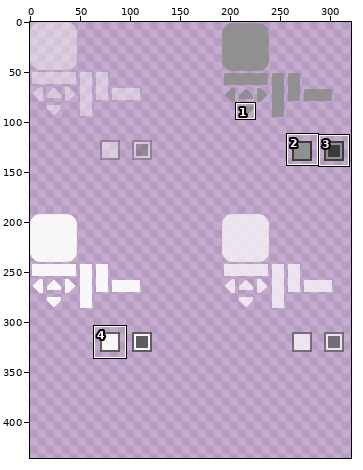
Sprite sheet: data/gui/gui_widgets.png. The picture above shows the old version from afar; the outline marks the close-up.
Close-up. Before:
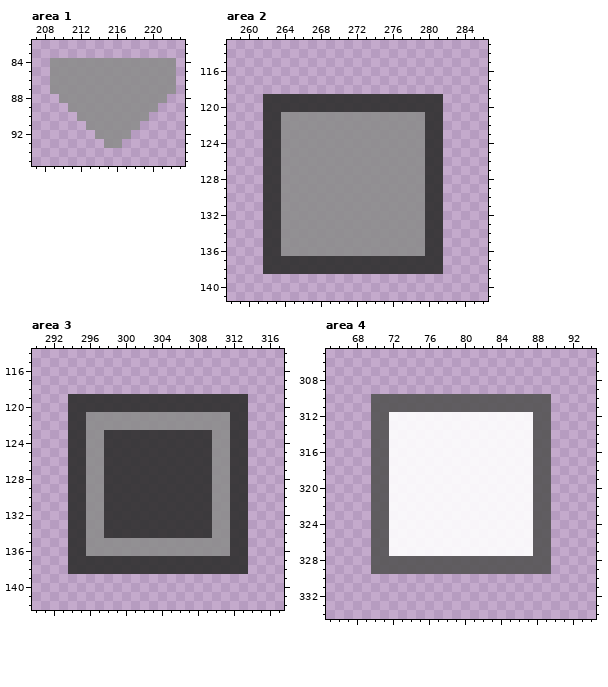
The file is 512x512 pixels. Pixels under 10% opacity are left out. Colours within 5 levels of each other are drawn and written as one. Shown: area 1: x 207..223, y 82..95; area 2: x 258..286, y 113..141; area 3: x 290..317, y 114..142; area 4: x 65..94, y 305..334. The wide view leaves out empty margins. The commit also changed other parts of the picture, which this record leaves out.
New version:
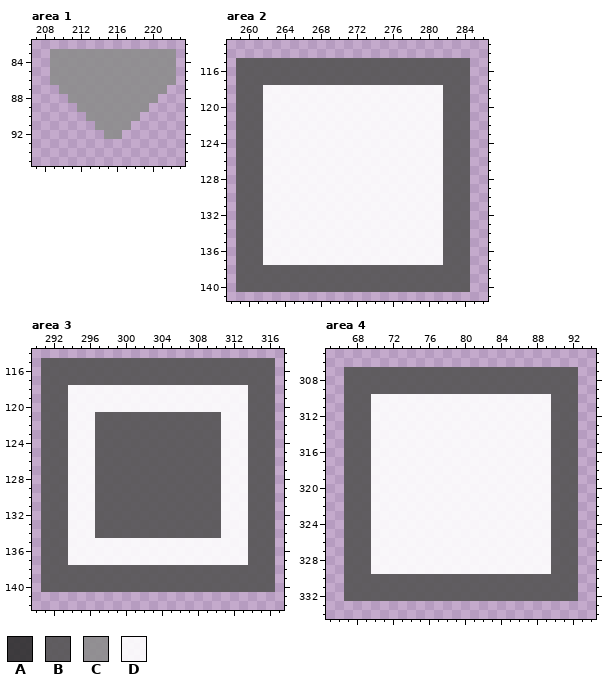
Palette (. is transparent): A #2f2f2fe6  B #555555e6  C #8d8d8de6  D #ffffffe6
Edits made:
Area 1:
Colour C is added in row 83 at x 209 to 222.
The edit erases colour C in row 87 at x 209 and 222; in row 88 at x 210 and 221; in row 89 at x 211 and 220; in row 90 at x 212 and 219; in row 91 at x 213 and 218; in row 92 at x 214 and 217.
The edit erases colour C in row 93 at x 215 to 216.
Area 2:
Colour B is added in rows 115 to 117 at x 259 to 284; in rows 118 to 138 at x 259 to 261 and 282 to 284; in rows 139 to 140 at x 259 to 284.
Colour B replaces colour A in row 138 at x 262 to 281.
Colour D is added in row 118 at x 262 to 281.
Colour D replaces colour A in rows 119 to 120 at x 262 to 281; in rows 121 to 136 at x 262 to 263 and 280 to 281; in row 137 at x 262 to 281.
Colour D replaces colour C in rows 121 to 136 at x 264 to 279.
Area 3:
Colour B is added in rows 115 to 117 at x 291 to 316; in rows 118 to 138 at x 291 to 293 and 314 to 316; in rows 139 to 140 at x 291 to 316.
Colour B replaces colour A in rows 123 to 134 at x 298 to 309; in row 138 at x 294 to 313.
Colour B replaces colour C in rows 121 to 122 at x 297 to 310; in rows 123 to 134 at x 297 and 310.
Colour D is added in row 118 at x 294 to 313.
Colour D replaces colour A in rows 119 to 120 at x 294 to 313; in rows 121 to 136 at x 294 to 295 and 312 to 313; in row 137 at x 294 to 313.
Colour D replaces colour C in rows 121 to 134 at x 296 and 311; in rows 135 to 136 at x 296 to 311.
Area 4:
Colour B is added in rows 307 to 309 at x 67 to 92; in rows 310 to 329 at x 67 to 69 and 90 to 92; in rows 330 to 332 at x 67 to 92.
Colour D replaces colour B in rows 310 to 311 at x 70 to 89; in rows 312 to 327 at x 70 to 71 and 88 to 89; in rows 328 to 329 at x 70 to 89.
Boxes around the changes in both close-ups, in picture pixels (x1, y1, x2, y2):
changed: (50, 49, 176, 148)
changed: (236, 58, 470, 292)
changed: (41, 358, 275, 592)
changed: (344, 367, 578, 601)
